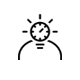
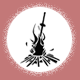
The second 80 x 80 image is a revision of the first. Changes to its layers:
added layer "Cinder" in group "Blessings" over [20, 12, 60, 67]
hid "Fast learner", painted on it over [18, 14, 62, 60]
showed "Calque 2" over [0, 0, 80, 80]
